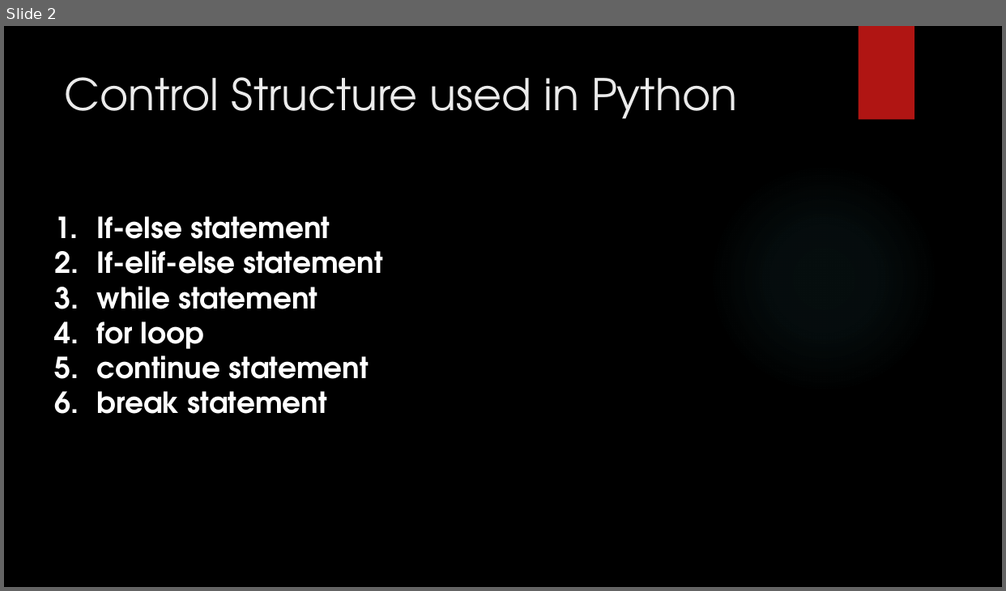
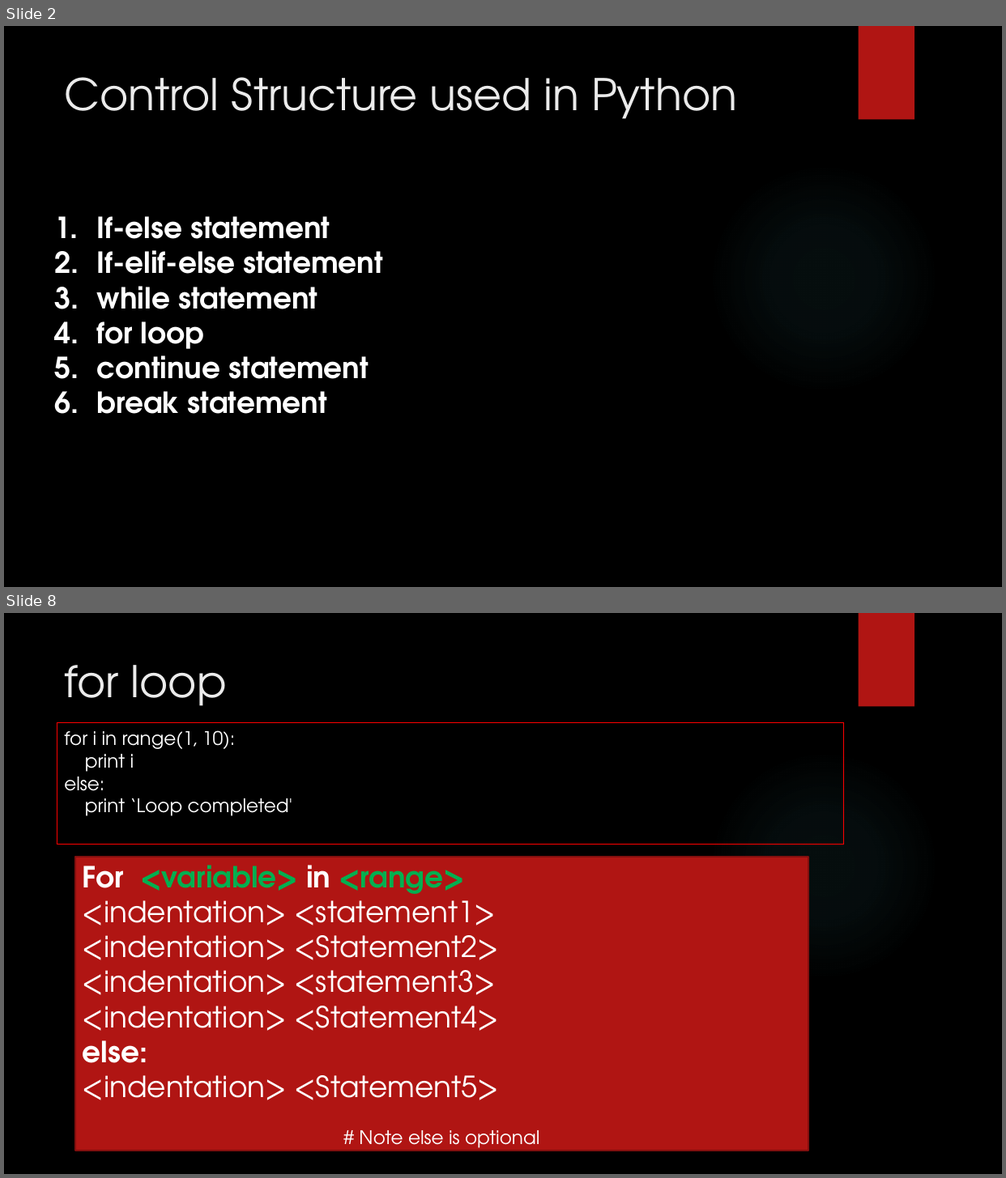
Before and after one commit to girishsukukumar/python, a slide deck: 3. Control_structures.pptx. Shown one above the other, each under a label of ours: slide 2 before the commit, slides 2 and 8 after it; the slides between them are not shown. The pictures are 1006x591 and 1006x1178 pixels, drawn with LibreOffice and Linux fonts; fonts in the diff are those of the drawing; background and template pictures are left out. Boxes give left, top, right and bottom in pixels: in the first picture for what was removed or moved away, otherwise in the second. Text is boxed around its words. In the diff, an @@ line names an element or a change of style, - is before the commit and + after.

```diff
--- a/3. Control_structures.pptx
+++ b/3. Control_structures.pptx
@@ slide 8 added at (4,613,1002,1174), background picture (left out); not listed: 2 template elements that a slide beside it also shows @@
@@ title added at (65,665,227,706), 42 pt, text #EBEBEB @@
+for loop
@@ rectangle added at (57,723,844,845), outline #FF0000 0.75 pt, 18 pt, text #FFFFFF @@
+for i in range(1, 10):
+print i
+else:
+print ‘Loop completed'
@@ rectangle added at (75,856,809,1151), fill #B01513, outline #82100E 1.5 pt, 28 pt, text #FFFFFF @@
+For <variable> in <range>
+<indentation> <statement1>
+<indentation> <Statement2>
+<indentation> <statement3>
+<indentation> <Statement4>
+else:
+<indentation> <Statement5>
+# Note else is optional
```
Also in this commit, not shown: 5 other slides added, 4 slides removed, 1 other file.
